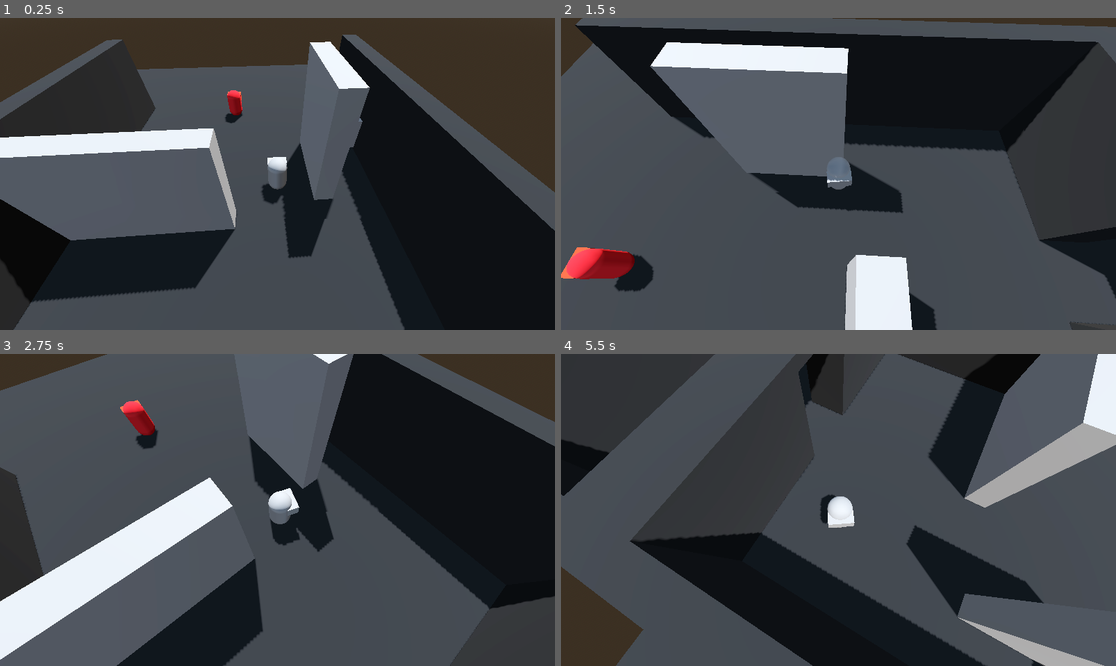
Above: before the commit, frames 1-4 (two rows, left to right).
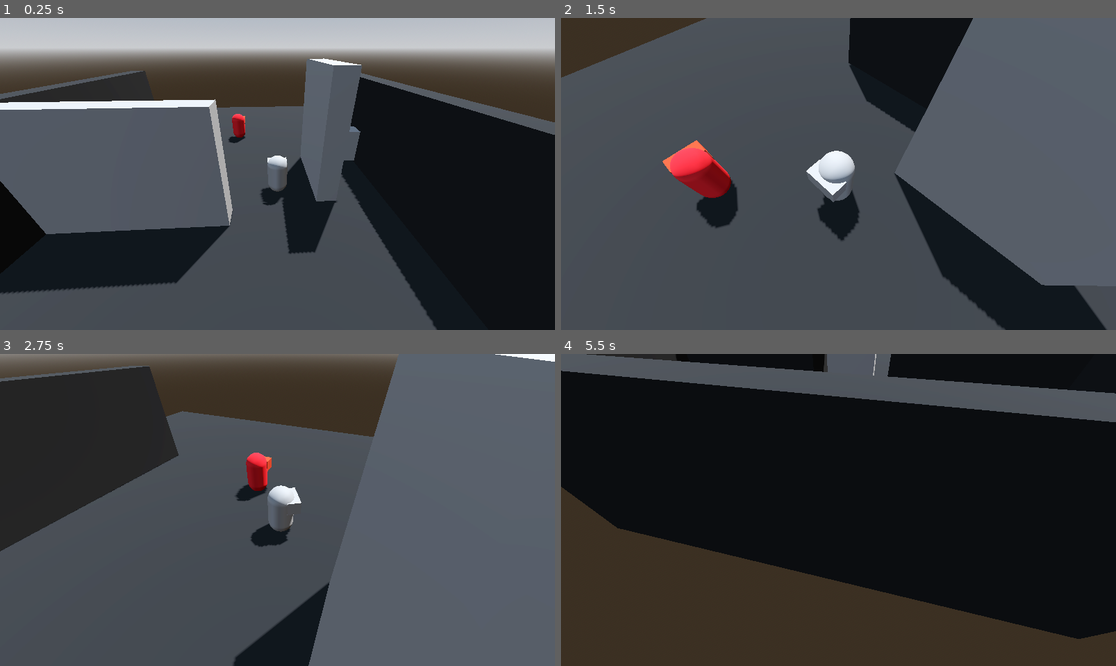
Above: after the commit, the same moments.

Repository: Luis-Blash/speed_attack
Game: Godot game, scene res://main.tscn
Same seed, same stepped clock (60 frames per second), same inputs: the game is played once before the commit and once after it.
Inputs (mouse positions are in pixels of both pictures, inside the frame that each line leads up to):
- Up to frame 1 (0.25 s): no input
- Up to frame 2 (1.5 s): move the mouse to (960, 158) at 0.52 s; hold D (move_right) 0.53-1.28 s; tap Q (camera_left) at 0.6 s; tap Space (jump) at 0.77 s; tap E (camera_right) at 0.8, 1.35 s; move the mouse to (727, 189) at 1.27 s; hold Down (move_down) from 1.28 s (still down)
- Up to frame 3 (2.75 s): tap Space (jump) at 1.52 s; tap Q (camera_left) at 1.55 s; move the mouse to (333, 441) at 2.02 s; release Down (move_down) at 2.03 s; hold D (move_right) from 2.03 s (still down); tap G (attack_1) at 2.1 s; tap E (camera_right) at 2.3 s
- Up to frame 4 (5.5 s): move the mouse to (810, 572) at 2.77 s; release D (move_right) at 2.78 s; hold Up (move_up) 2.78-3.53 s; tap Q (camera_left) at 2.85, 4.55 s; tap Space (jump) at 3.02, 3.77, 4.52 s; move the mouse to (1005, 556) at 3.52 s; hold Left (move_left) 3.53-5.03 s; tap E (camera_right) at 3.6, 5.3 s; tap Escape (ui_cancel) at 4.15 s; move the mouse to (672, 463) at 4.27 s; tap Shift (dash) at 4.35 s; move the mouse to (866, 510) at 5.02 s; hold Down (move_down) from 5.03 s (still down); tap C (throw) at 5.1 s

The runs differ from the first frame. In frame 1, 37% of the frame differs, in the area x 0-100%, y 0-100%; in frame 2, 44%; in frame 3, 63%; in frame 4, 85%.

Commit message:
camarea move to complete

Diff:
--- a/camera.gd
+++ b/camera.gd
@@ -1,43 +1,41 @@
 extends Camera3D
 
 @export var target: CharacterBody3D
-@export var offset: Vector3 = Vector3(0, 8, 4)
+@export var offset: Vector3 = Vector3(0, 5, 6)
 @export var smoothness: float = 0.1
-@export var rotation_speed: float = 5.0
+@export var mouse_sensitivity: float = 0.3
+@export var joy_sensitivity: float = 200.0
 
 var current_angle: float = 0.0
-var target_angle: float = 0.0
-var is_rotating: bool = false
-var current_angle_deg: float = 0.0  # ← agregar esta línea
+var current_angle_deg: float = 0.0
+
+func _ready() -> void:
+	Input.set_mouse_mode(Input.MOUSE_MODE_CAPTURED)
+
+func _unhandled_input(event: InputEvent) -> void:
+	# rotación con mouse
+	if event is InputEventMouseMotion:
+		current_angle -= event.relative.x * mouse_sensitivity
+
+	# liberar/capturar mouse con Escape
+	if event.is_action_pressed("ui_cancel"):
+		if Input.get_mouse_mode() == Input.MOUSE_MODE_CAPTURED:
+			Input.set_mouse_mode(Input.MOUSE_MODE_VISIBLE)
+		else:
+			Input.set_mouse_mode(Input.MOUSE_MODE_CAPTURED)
 
 func _physics_process(delta: float) -> void:
 	if not target:
 		return
-	_handle_rotation_input()
+
+	# rotación con stick derecho del control
+	var joy_x := Input.get_joy_axis(0, JOY_AXIS_RIGHT_X)
+	if abs(joy_x) > 0.15:
+		current_angle -= joy_x * joy_sensitivity * delta
+
 	_update_camera(delta)
 
-func _handle_rotation_input() -> void:
-	if is_rotating:
-		return
-	if Input.is_action_just_pressed("camera_left"):
-		target_angle += 90.0
-		is_rotating = true
-	if Input.is_action_just_pressed("camera_right"):
-		target_angle -= 90.0
-		is_rotating = true
-
 func _update_camera(delta: float) -> void:
-	current_angle = lerp_angle(
-		deg_to_rad(current_angle),
-		deg_to_rad(target_angle),
-		rotation_speed * delta
-	)
-	current_angle = rad_to_deg(current_angle)
-
-	if abs(current_angle - target_angle) < 0.5:
-		current_angle = target_angle
-		is_rotating = false
-
 	var angle_rad := deg_to_rad(current_angle)
 	var rotated_offset := Vector3(
 		offset.x * cos(angle_rad) - offset.z * sin(angle_rad),
@@ -49,5 +47,5 @@
 	global_position = global_position.lerp(target_position, smoothness)
 	look_at(target.global_position, Vector3.UP)
 
-	# actualizar el ángulo que lee el jugador
-	current_angle_deg = current_angle  # ← agregar esta línea
+	# actualizar ángulo que lee el jugador
+	current_angle_deg = current_angle
--- a/project.godot
+++ b/project.godot
@@ -28,54 +28,64 @@
 "deadzone": 0.2,
 "events": [Object(InputEventKey,"resource_local_to_scene":false,"resource_name":"","device":-1,"window_id":0,"alt_press …(195 unchanged characters)…
 , Object(InputEventKey,"resource_local_to_scene":false,"resource_name":"","device":-1,"window_id":0,"alt_pressed":false …(182 unchanged characters)…
+, Object(InputEventJoypadMotion,"resource_local_to_scene":false,"resource_name":"","device":-1,"axis":0,"axis_value":-1.0,"script":null)
 ]
 }
 move_right={
 "deadzone": 0.2,
 "events": [Object(InputEventKey,"resource_local_to_scene":false,"resource_name":"","device":-1,"window_id":0,"alt_press …(192 unchanged characters)…
 , Object(InputEventKey,"resource_local_to_scene":false,"resource_name":"","device":-1,"window_id":0,"alt_pressed":false …(186 unchanged characters)…
+, Object(InputEventJoypadMotion,"resource_local_to_scene":false,"resource_name":"","device":-1,"axis":0,"axis_value":1.0,"script":null)
 ]
 }
 move_up={
 "deadzone": 0.2,
 "events": [Object(InputEventKey,"resource_local_to_scene":false,"resource_name":"","device":-1,"window_id":0,"alt_press …(195 unchanged characters)…
 , Object(InputEventKey,"resource_local_to_scene":false,"resource_name":"","device":-1,"window_id":0,"alt_pressed":false …(183 unchanged characters)…
+, Object(InputEventJoypadMotion,"resource_local_to_scene":false,"resource_name":"","device":-1,"axis":1,"axis_value":-1.0,"script":null)
 ]
 }
 move_down={
 "deadzone": 0.2,
 "events": [Object(InputEventKey,"resource_local_to_scene":false,"resource_name":"","device":-1,"window_id":0,"alt_press …(195 unchanged characters)…
 , Object(InputEventKey,"resource_local_to_scene":false,"resource_name":"","device":-1,"window_id":0,"alt_pressed":false …(183 unchanged characters)…
+, Object(InputEventJoypadMotion,"resource_local_to_scene":false,"resource_name":"","device":-1,"axis":1,"axis_value":1.0,"script":null)
 ]
 }
 jump={
 "deadzone": 0.2,
 "events": [Object(InputEventKey,"resource_local_to_scene":false,"resource_name":"","device":-1,"window_id":0,"alt_press …(191 unchanged characters)…
+, Object(InputEventJoypadButton,"resource_local_to_scene":false,"resource_name":"","device":-1,"button_index":0,"pressure":0.0,"pressed":true,"script":null)
 ]
 }
 attack_1={
 "deadzone": 0.2,
 "events": [Object(InputEventKey,"resource_local_to_scene":false,"resource_name":"","device":-1,"window_id":0,"alt_press …(192 unchanged characters)…
+, Object(InputEventJoypadButton,"resource_local_to_scene":false,"resource_name":"","device":-1,"button_index":2,"pressure":0.0,"pressed":true,"script":null)
 ]
 }
 camera_left={
 "deadzone": 0.2,
 "events": [Object(InputEventKey,"resource_local_to_scene":false,"resource_name":"","device":-1,"window_id":0,"alt_press …(192 unchanged characters)…
+, Object(InputEventJoypadButton,"resource_local_to_scene":false,"resource_name":"","device":-1,"button_index":9,"pressure":0.0,"pressed":true,"script":null)
 ]
 }
 camera_right={
 "deadzone": 0.2,
 "events": [Object(InputEventKey,"resource_local_to_scene":false,"resource_name":"","device":-1,"window_id":0,"alt_press …(192 unchanged characters)…
+, Object(InputEventJoypadButton,"resource_local_to_scene":false,"resource_name":"","device":-1,"button_index":10,"pressure":0.0,"pressed":true,"script":null)
 ]
 }
 throw={
 "deadzone": 0.2,
 "events": [Object(InputEventKey,"resource_local_to_scene":false,"resource_name":"","device":-1,"window_id":0,"alt_press …(191 unchanged characters)…
+, Object(InputEventJoypadButton,"resource_local_to_scene":false,"resource_name":"","device":-1,"button_index":1,"pressure":0.0,"pressed":true,"script":null)
 ]
 }
 dash={
 "deadzone": 0.2,
 "events": [Object(InputEventKey,"resource_local_to_scene":false,"resource_name":"","device":-1,"window_id":0,"alt_press …(195 unchanged characters)…
+, Object(InputEventJoypadMotion,"resource_local_to_scene":false,"resource_name":"","device":-1,"axis":4,"axis_value":1.0,"script":null)
 ]
 }
 
